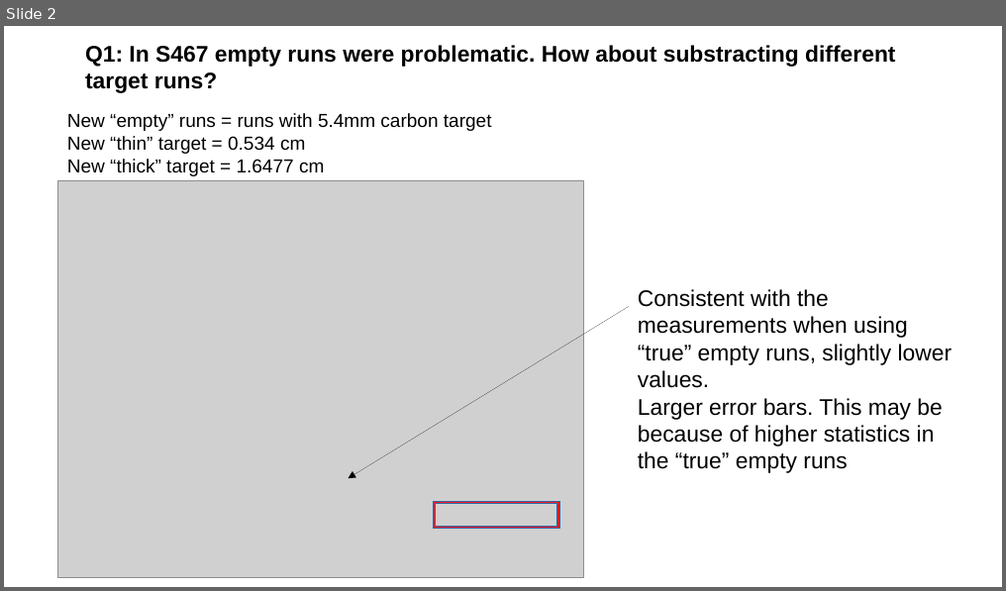
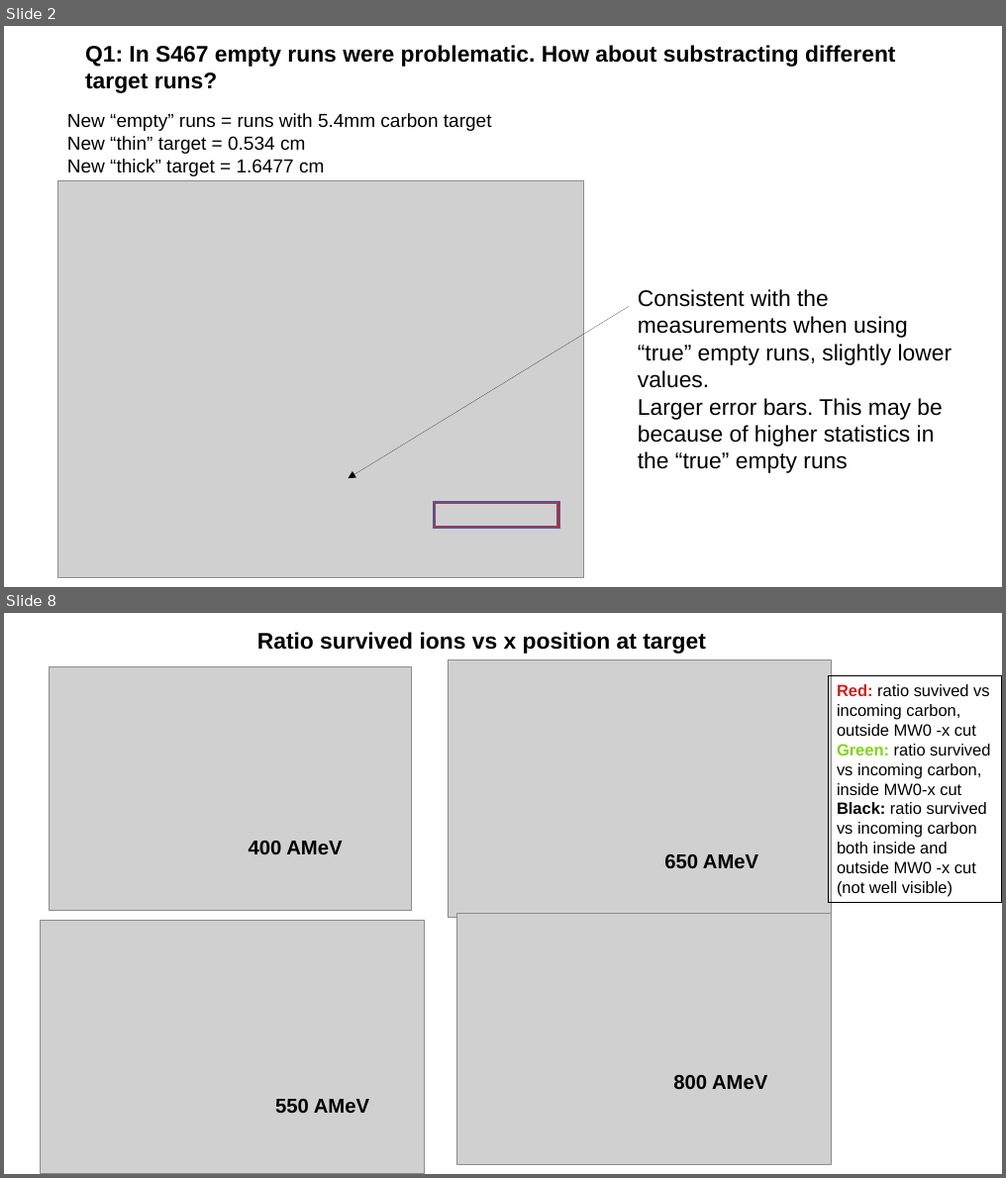
Before and after one commit to jenegger/r3bweek24_gsi, a slide deck: analysis_s444_comments_from_r3bweek.odp. Shown one above the other, each under a label of ours: slide 2 before the commit, slides 2 and 8 after it; the slides between them are not shown. The pictures are 1006x591 and 1006x1178 pixels, drawn with LibreOffice and Linux fonts; fonts in the diff are those of the drawing; grey boxes stand for pictures. Boxes give left, top, right and bottom in pixels: in the first picture for what was removed or moved away, otherwise in the second. Text is boxed around its words. In the diff, an @@ line names an element or a change of style, - is before the commit and + after.

```diff
--- a/analysis_s444_comments_from_r3bweek.odp
+++ b/analysis_s444_comments_from_r3bweek.odp
@@ slide 8 added at <box>4,613,1002,1174</box>, background #FFFFFF @@
@@ text added at <box>257,632,705,654</box>, 18 pt, text #000000, bold @@
+Ratio survived ions vs x position at target
@@ picture added at <box>50,667,412,911</box> @@
@@ picture added at <box>448,661,832,917</box> @@
@@ rectangle added at <box>828,676,1002,903</box>, outline #000000 0 pt, 13 pt, text #000000 @@
+Red: ratio suvived vs incoming carbon, outside MW0 -x cut
+Green: ratio survived vs incoming carbon, inside MW0-x cut
+Black: ratio survived vs incoming carbon both inside and outside MW0 -x cut
+(not well visible)
@@ text added at <box>249,841,342,855</box>, 16 pt, text #000000, bold @@
+400 AMeV
@@ text added at <box>664,855,758,868</box>, 16 pt, text #000000, bold @@
+650 AMeV
@@ picture added at <box>41,921,424,1174</box> @@
@@ picture added at <box>456,914,832,1165</box> @@
@@ text added at <box>673,1075,767,1089</box>, 16 pt, text #000000, bold @@
+800 AMeV
@@ text added at <box>275,1099,369,1113</box>, 16 pt, text #000000, bold @@
+550 AMeV
```
Also in this commit, not shown: 1 slide changed, 5 other slides added, 39 other files.
